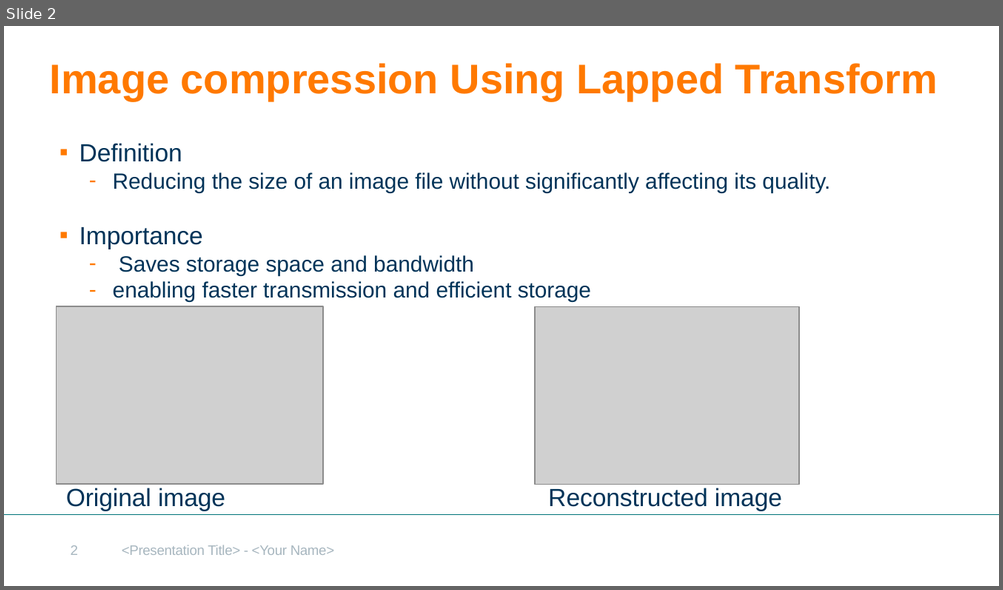
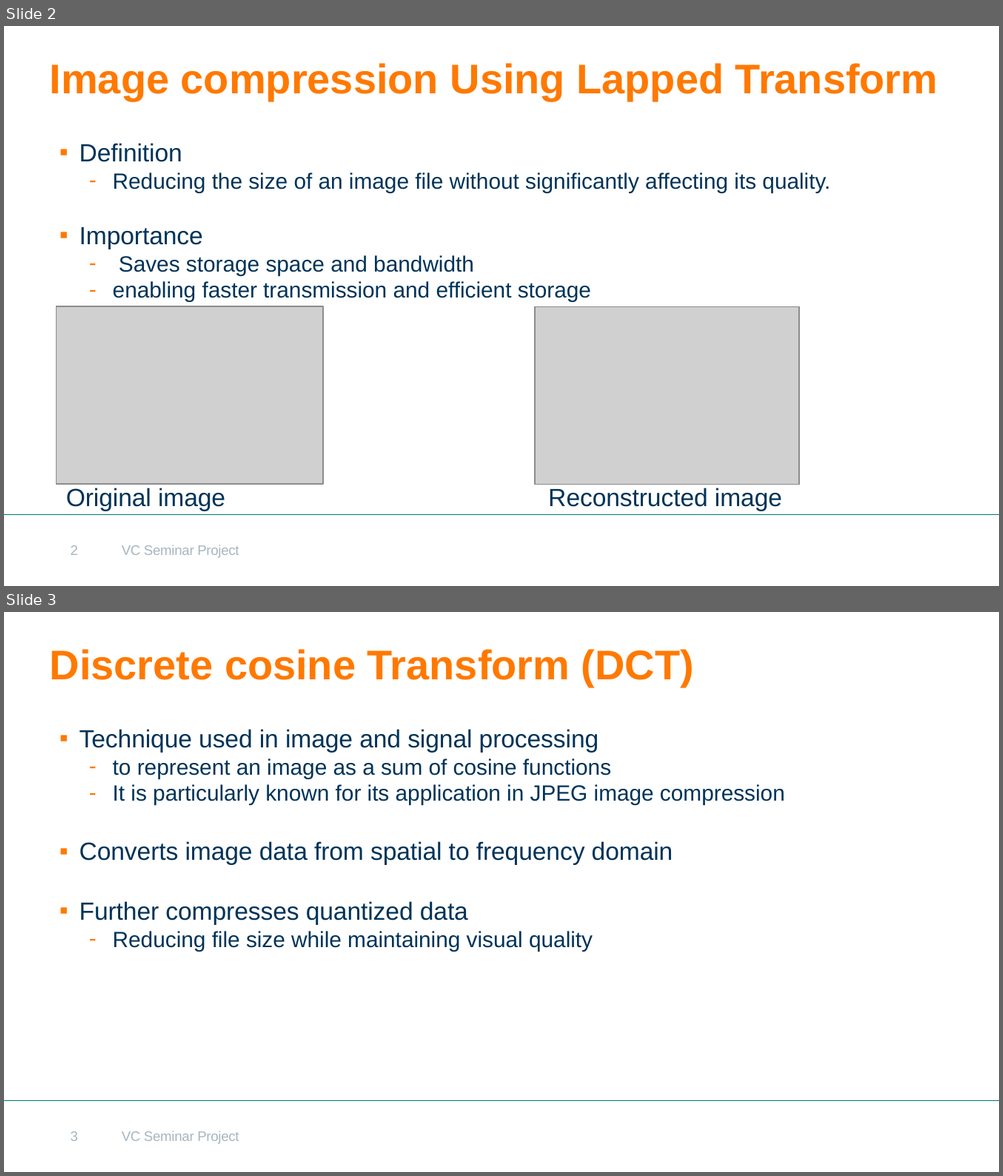
Before and after one commit to atifiqbal37/VC_Seminar_Project, a slide deck: VC_Seminar_Project_slides.pptx. Shown one above the other, each under a label of ours: slide 2 before the commit, slides 2 and 3 after it. The pictures are 1003x590 and 1003x1176 pixels, drawn with LibreOffice and Linux fonts; fonts in the diff are those of the drawing; grey boxes stand for pictures; background and template pictures are left out. Boxes give left, top, right and bottom in pixels: in the first picture for what was removed or moved away, otherwise in the second. Text is boxed around its words. In the diff, an @@ line names an element or a change of style, - is before the commit and + after.

```diff
--- a/VC_Seminar_Project_slides.pptx
+++ b/VC_Seminar_Project_slides.pptx
@@ slide 3 added at box(4, 612, 999, 1172), background #FFFFFF; not listed: 2 template elements that a slide beside it also shows @@
@@ title added at box(50, 649, 694, 687), 30 pt, text #FF7900, bold @@
+Discrete cosine Transform (DCT)
@@ text added at box(79, 729, 785, 951), 16 pt, text #003358 @@
+▪ Technique used in image and signal processing
+    – to represent an image as a sum of cosine functions
+    – It is particularly known for its application in JPEG image compression
+▪ Converts image data from spatial to frequency domain
+▪ Further compresses quantized data
+    – Reducing file size while maintaining visual quality
@@ page number added at box(71, 1131, 78, 1141), 10 pt, text #A7B6BF @@
+3
@@ slide 2 changed as well @@
@@ text at box(122, 545, 239, 558): text changed @@
-<Presentation Title> - <Your Name>
+VC Seminar Project
```
Also in this commit, not shown: 6 other slides changed, 2 other slides added, 1 other file.
